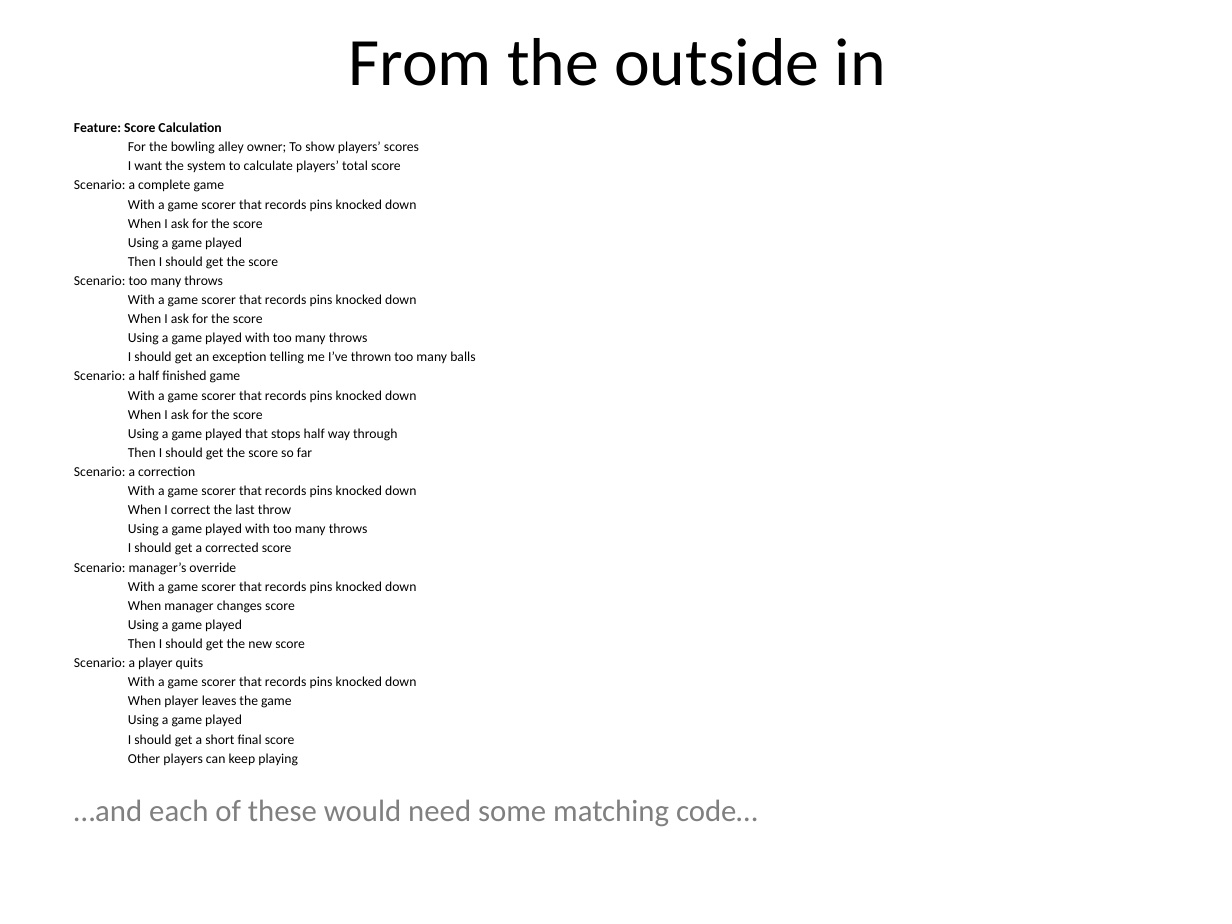
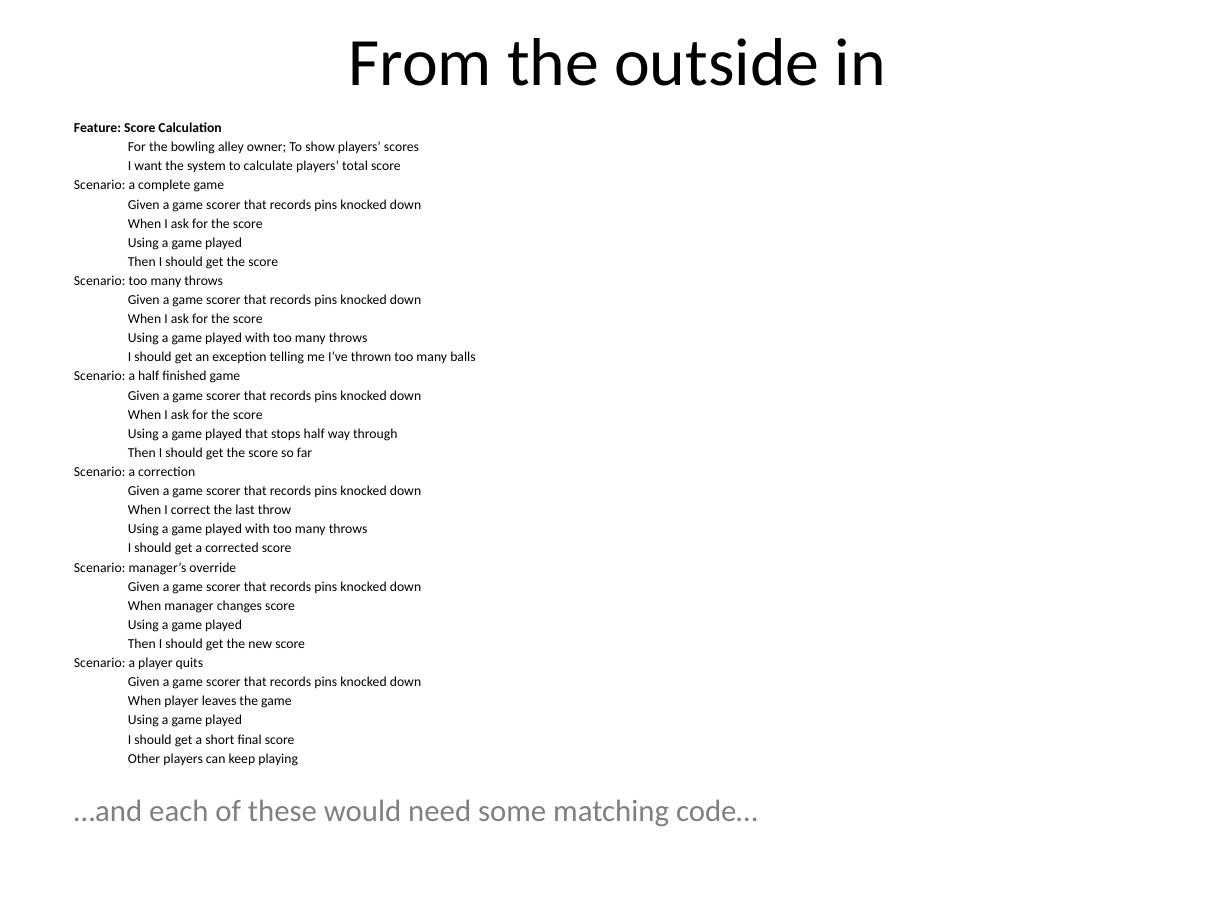
Before and after one commit to i-e-b/FluentBdd, a slide deck: slide 23 of FluentBDD/Fluent BDD.pptx. Drawn at 1232x924 pixels with LibreOffice and Linux fonts; fonts in the diff are those of the drawing. Boxes give left, top, right and bottom in pixels: in the first picture for what was removed or moved away, otherwise in the second. Text is boxed around its words. In the diff, an @@ line names an element or a change of style, - is before the commit and + after.

```diff
--- a/FluentBDD/Fluent BDD.pptx
+++ b/FluentBDD/Fluent BDD.pptx
@@ text at (x1=128, y1=199, x2=421, y2=212): text changed @@
-  With a game scorer that records pins knocked down
+  Given a game scorer that records pins knocked down
@@ text at (x1=128, y1=294, x2=421, y2=307): text changed @@
-  With a game scorer that records pins knocked down
+  Given a game scorer that records pins knocked down
@@ text at (x1=128, y1=390, x2=421, y2=403): text changed @@
-  With a game scorer that records pins knocked down
+  Given a game scorer that records pins knocked down
@@ text at (x1=128, y1=485, x2=421, y2=498): text changed @@
-  With a game scorer that records pins knocked down
+  Given a game scorer that records pins knocked down
@@ text at (x1=128, y1=581, x2=421, y2=594): text changed @@
-  With a game scorer that records pins knocked down
+  Given a game scorer that records pins knocked down
@@ text at (x1=128, y1=676, x2=421, y2=689): text changed @@
-  With a game scorer that records pins knocked down
+  Given a game scorer that records pins knocked down
```
Also in this commit, not shown: 47 other slides changed.
